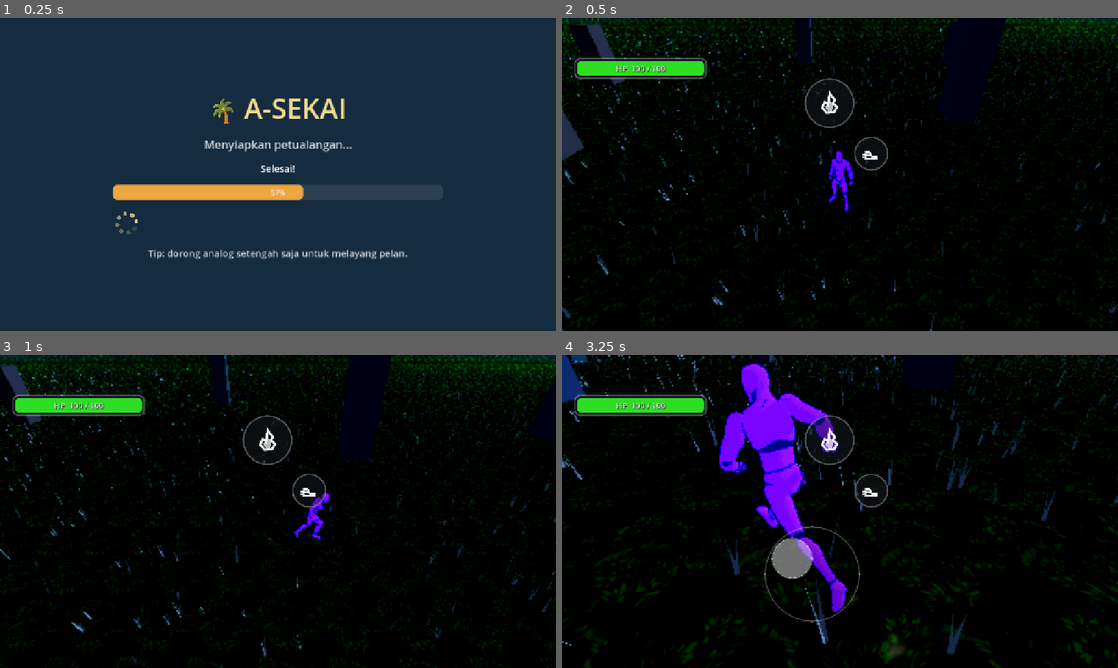
Above: before the commit, frames 1-4 (two rows, left to right).
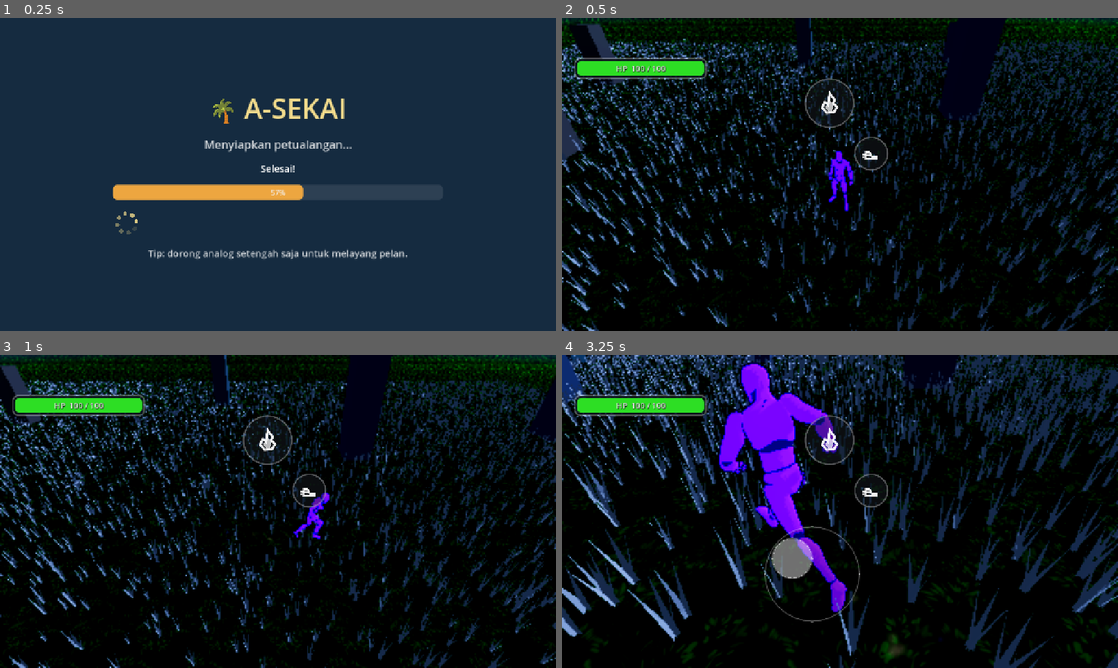
Above: after the commit, the same moments.

Repository: KyokoApp/Unity
Game: Godot game, scene res://packs/core_scripts/game_root.tscn
The game is run twice, just before and just after one commit, with the same random seed, the same clock (stepped at 60 frames per second) and the same inputs. This scene is started directly instead of the project's main scene. Sound files missing from this copy of the repository are replaced by a short silence.
Inputs (mouse positions are in pixels of both pictures, inside the frame that each line leads up to):
- Up to frame 1 (0.25 s): no input
- Up to frame 2 (0.5 s): no input
- Up to frame 3 (1 s): move the mouse to (400, 495) at 0.52 s; hold Right (ui_right) from 0.53 s (still down); click (400, 495) at 0.67 s
- Up to frame 4 (3.25 s): release Right (ui_right) at 1.25 s; drag from (728, 527) to (812, 574) at 1.27 s; move the mouse to (895, 442) at 2.02 s; hold Right (ui_right) 2.03-2.75 s; drag from (812, 574) to (673, 464) at 2.77 s

Frame 1 is identical in both runs. In frame 2, 19% of the frame differs, in the area x 0-100%, y 3-100%; in frame 3, 19%; in frame 4, 23%, in the area x 0-100%, y 0-100%.

Commit message:
Ronde-46 (bag. C) rumput #2: kepadatan dinaikkan signifikan (laporan 'masih kayak awal, gk lebat')
User bandingkan visual kita dgn GIF referensi gameidea-studio/3d-grass-shader
-- itu karpet rumput sangat rapat (nyaris tanpa celah tanah terlihat).
Kepadatan sblmnya cuma ~1.3 rumpun/m^2 (9000 rumpun tersebar di kotak
84x84m). Perbaikan:
- GRASS_RADIUS 42->30 (msh 15m di bawah fog_depth_begin=45, buffer LEBIH
  besar drpd sebelumnya yg cuma 3m) + GRASS_COUNT 9000->24000 -> kepadatan
  efektif naik ~5x jadi ~6.7 rumpun/m^2.
- Tiap rumpun kini 5 helai bersilang (dari 3), helai sedikit lbh
  tinggi/lebar (0.40->0.46, 0.05->0.065) -> tiap instance menutup area lbh
  banyak, kelihatan lbh rimbun tanpa instance count meledak.
- Krn radius domain wrap diperkecil (garis 'lompat' skrg jauh dari fog,
  jadi berpotensi kentara di area jernih), ditambah FADE TEPI baru di
  grass_blade.gdshader: helai yg mendekati garis batas wrap mengecil ke
  akarnya sendiri (bukan pop tiba2) sampai nol pas di garis batas.

CATATAN JUJUR (msh perlu disampaikan ke user): kepadatan se-ekstrem GIF
referensi itu demo patch kecil yg di-zoom, bukan area terbuka; mereplikasi
persis itu di seluruh dunia terbuka mobile tak realistis performanya. Ini
kompromi jauh lbh padat drpd sebelumnya (~5x), msh ramah GPU mobile (quality
preset grass_density msh berlaku spt biasa).

Co-authored-by: arena-agent <297053741+arena-agent@users.noreply.github.com>

Diff:
--- a/project/packs/shaders_materials/grass_blade.gdshader
+++ b/project/packs/shaders_materials/grass_blade.gdshader
@@ -41,6 +41,17 @@
 	vec2 rel = inst_xz - wrap_center;
 	rel = mod(rel + vec2(wrap_size * 0.5), vec2(wrap_size)) - vec2(wrap_size * 0.5);
 	MODEL_MATRIX[3].xz = wrap_center + rel;
+
+	// Fade tepi (perbaikan #2, radius domain diperkecil dr 42->30 biar lbh
+	// padat): tanpa ini, helai persis di garis wrap_size/2 akan "lompat"
+	// (pop) ke sisi berlawanan tiap kali dilewati batas -> kentara krn
+	// radius baru kini jauh dari fog_depth_begin. Jadi helai yg mendekati
+	// garis batas MENGECIL ke arah akarnya sendiri (bukan tersembunyi tiba2)
+	// sampai nol persis di garis batas -> lompatannya jadi tak kelihatan.
+	float edge_dist = length(rel);
+	float edge_fade = 1.0 - smoothstep(wrap_size * 0.5 * 0.80, wrap_size * 0.5 * 0.985, edge_dist);
+	VERTEX *= edge_fade;
+
 	vec3 world_pos = (MODEL_MATRIX * vec4(VERTEX, 1.0)).xyz;
 
 	// Tekukan injak: cuma dihitung (termasuk inverse(MODEL_MATRIX) yg agak
--- a/project/packs/world_terrain/world.gd
+++ b/project/packs/world_terrain/world.gd
@@ -57,8 +57,21 @@
 # terlihat terpaku di tanah spt sungguhan, cuma helai yg pas di TEPI TERJAUH
 # yg "lompat" ke sisi berlawanan — disamarkan krn radiusnya sengaja SEDIKIT
 # LEBIH KECIL dari titik mulai kabut jauh (fog_depth_begin).
-const GRASS_RADIUS := 42.0
-const GRASS_COUNT := 9000
+# PERBAIKAN #2 (laporan user: "rumputnya masih kayak awal, gk sesuai
+# referensi github yg lebat"): versi sebelumnya cuma ~1.3 rumpun/m² (9000
+# tersebar di kotak 84x84m) — kelihatan jarang drpd referensi (karpet rumput
+# nyaris tanpa celah tanah). Dipadatkan: radius domain diperkecil (30, msh
+# nyaman di bawah fog_depth_begin=45 dgn buffer 15m) SEKALIGUS jumlah
+# instance dinaikkan >2.5x -> kepadatan efektif naik ~5x (~6.7 rumpun/m²),
+# dan tiap rumpun kini 5 helai bersilang (dari 3) jadi tampak lebih rimbun.
+# CATATAN JUJUR ke user: kepadatan super-rapat di GIF referensi itu demo
+# PATCH KECIL (bbrp meter persegi) yg di-zoom, bukan area terbuka seluas
+# ini — mereplikasi persis itu di seluruh radius 30m dunia terbuka mobile
+# tak realistis (bisa jutaan segitiga). Ini kompromi signifikan lbh padat
+# drpd sebelumnya, tetap ramah GPU mobile (quality preset masih memangkas
+# via grass_density spt biasa).
+const GRASS_RADIUS := 30.0
+const GRASS_COUNT := 24000
 var _grass_mmi: MultiMeshInstance3D
 var _grass_mat: ShaderMaterial   # wrap_center-nya diperbarui tiap frame (lihat _process)
 
@@ -201,17 +214,19 @@
 	_grass_mmi = mmi
 
 
-## Mesh 1 tuft rumput: 3 helai (segitiga) tersusun bersilang membentuk bintang
-## dari atas, tiap helai punya sedikit "condong" di ujung biar tak kaku lurus.
-## Warna vertex.a dipakai grass_blade.gdshader sbg bobot tinggi (0=akar,1=ujung).
+## Mesh 1 tuft rumput: 5 helai (segitiga, naik dari 3 — perbaikan "lebat" #2)
+## tersusun bersilang membentuk bintang dari atas, tiap helai punya sedikit
+## "condong" di ujung biar tak kaku lurus. Warna vertex.a dipakai
+## grass_blade.gdshader sbg bobot tinggi (0=akar,1=ujung).
 func _build_grass_blade_mesh() -> ArrayMesh:
 	var st := SurfaceTool.new()
 	st.begin(Mesh.PRIMITIVE_TRIANGLES)
-	var h := 0.40
-	var w := 0.05
-	var lean := 0.09
-	for i in range(3):
-		var rot := Basis(Vector3.UP, deg_to_rad(60.0 * i))
+	var h := 0.46
+	var w := 0.065
+	var lean := 0.10
+	const BLADE_N := 5
+	for i in range(BLADE_N):
+		var rot := Basis(Vector3.UP, deg_to_rad((360.0 / BLADE_N) * i))
 		var bl := rot * Vector3(-w * 0.5, 0.0, 0.0)
 		var br := rot * Vector3(w * 0.5, 0.0, 0.0)
 		var tip := rot * Vector3(0.0, h, lean)
